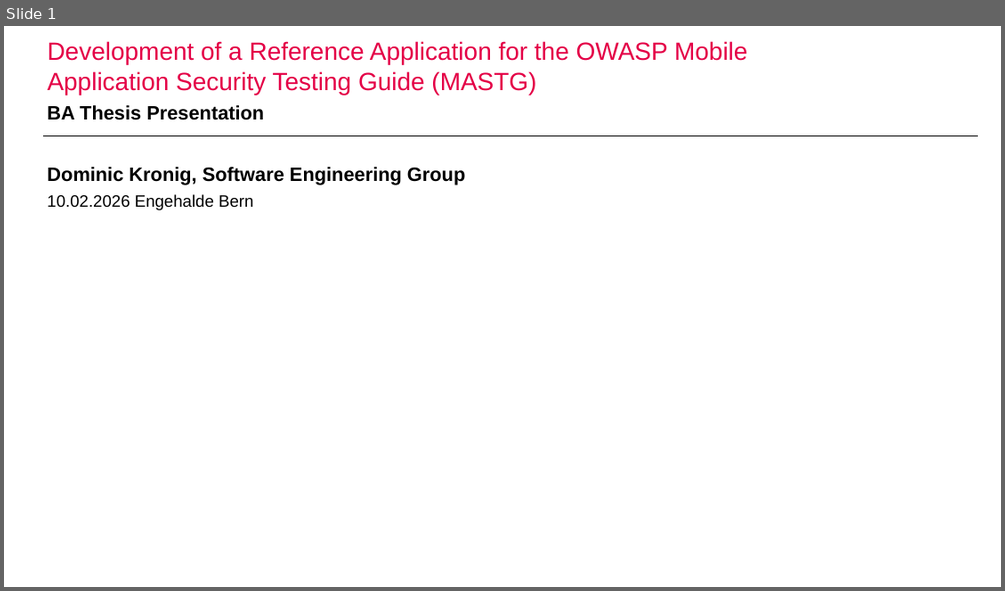
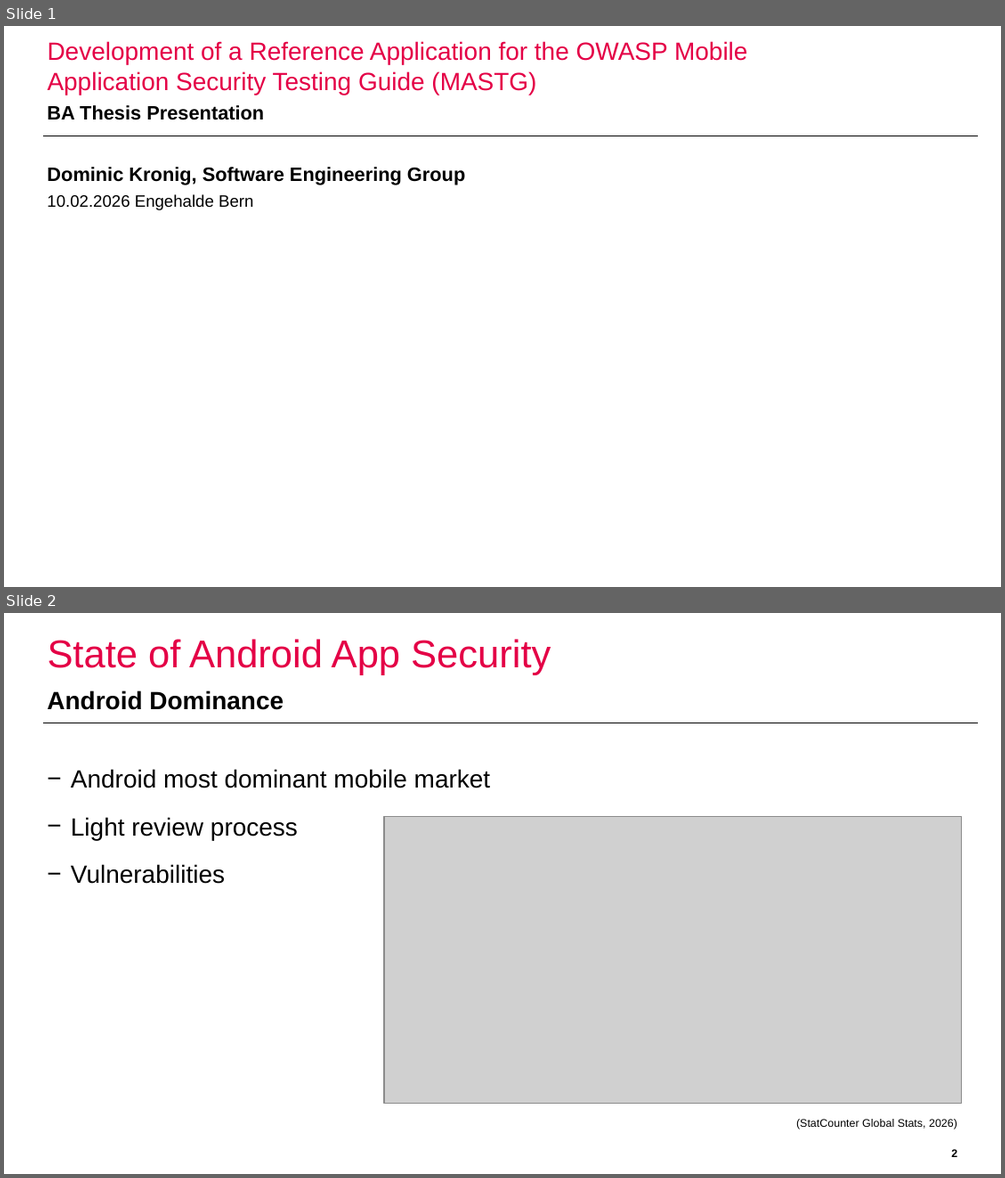
Before and after one commit to domi-cmd/Reference_Application_for_OWASP_MASTG, a slide deck: dev_documents/presentation/ba_thesis_presentation_kronig.pptx. Shown one above the other, each under a label of ours: slide 1 before the commit, slides 1 and 2 after it. The pictures are 1005x591 and 1005x1178 pixels, drawn with LibreOffice and Linux fonts; fonts in the diff are those of the drawing; grey boxes stand for pictures; background and template pictures are left out. Boxes give left, top, right and bottom in pixels: in the first picture for what was removed or moved away, otherwise in the second. Text is boxed around its words. In the diff, an @@ line names an element or a change of style, - is before the commit and + after.

Commit message:
Reworked the beginning of my presentation. Added slide about the dominance in market share of Android

```diff
--- a/dev_documents/presentation/ba_thesis_presentation_kronig.pptx
+++ b/dev_documents/presentation/ba_thesis_presentation_kronig.pptx
@@ slide 2 added at (x1=4, y1=613, x2=1001, y2=1174), background #FFFFFF; not listed: 1 template element that a slide beside it also shows @@
@@ title added at (x1=48, y1=639, x2=550, y2=675), 28 pt, text #E40046 @@
+State of Android App Security
@@ text added at (x1=47, y1=690, x2=283, y2=710), 18 pt, text #000000, bold @@
+Android Dominance
@@ text added at (x1=71, y1=769, x2=491, y2=884), 18 pt, text #000000 @@
+− Android most dominant mobile market
+− Light review process
+− Vulnerabilities
@@ picture added at (x1=384, y1=816, x2=961, y2=1103) @@
@@ text added at (x1=796, y1=1119, x2=957, y2=1129), 8 pt, text #000000 @@
+(StatCounter Global Stats, 2026)
@@ page number added at (x1=951, y1=1149, x2=957, y2=1157), 8 pt, text #000000, bold @@
+2
```
Also in this commit, not shown: 6 slides changed, 4 other slides added, 1 slide removed.
